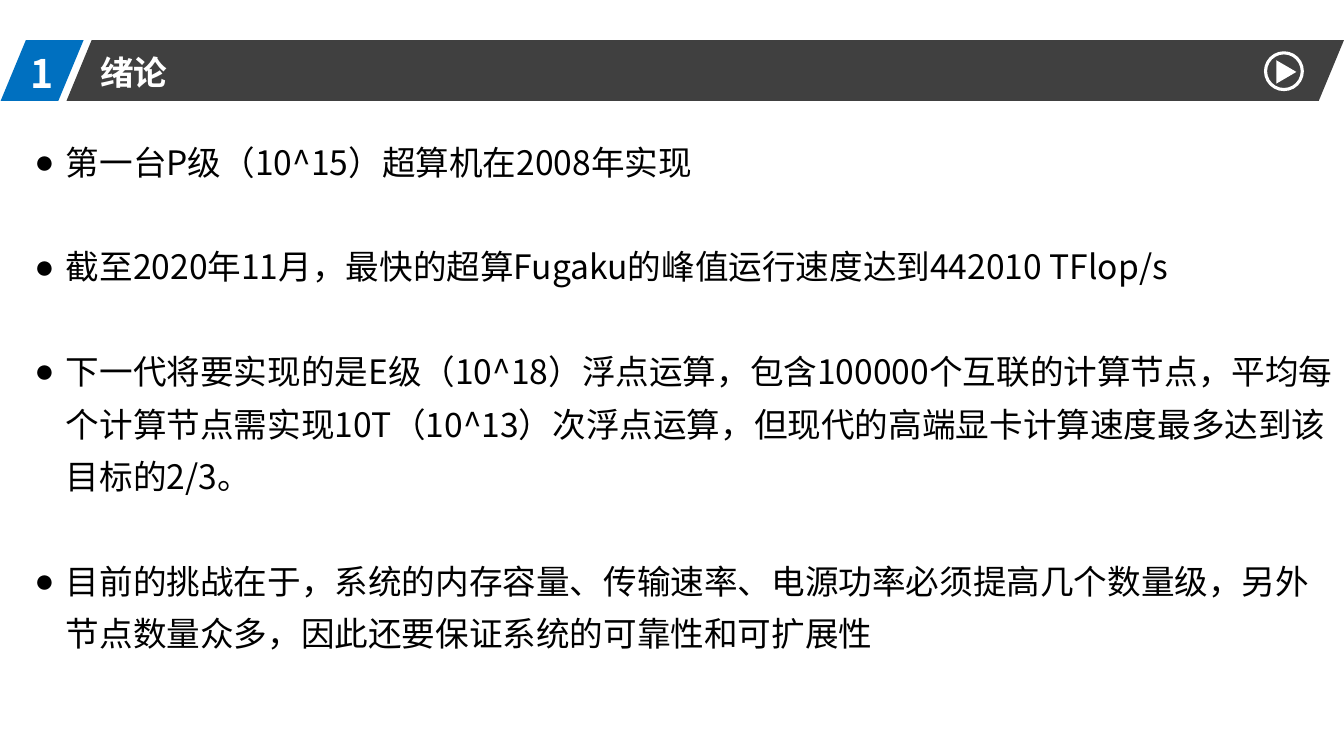
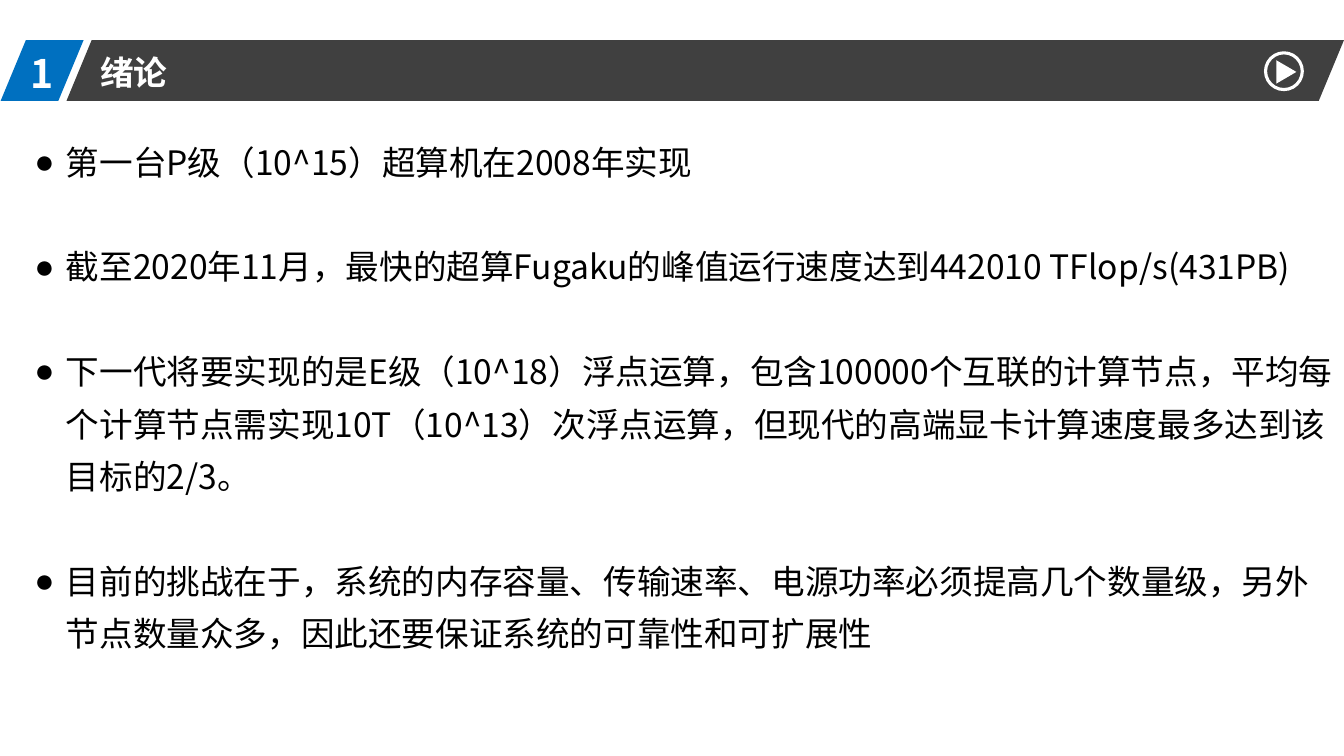
Before and after one commit to DO-MINATOR/buaa, a slide deck: slide 2 of 高性能计算机/高性能.pptx. Drawn at 1344x756 pixels with LibreOffice and Linux fonts; fonts in the diff are those of the drawing. Boxes give left, top, right and bottom in pixels: in the first picture for what was removed or moved away, otherwise in the second. Text is boxed around its words. In the diff, an @@ line names an element or a change of style, - is before the commit and + after.

```diff
--- a/高性能计算机/高性能.pptx
+++ b/高性能计算机/高性能.pptx
@@ text at [66,250,1290,288]: text changed @@
-● 截至2020年11月，最快的超算Fugaku的峰值运行速度达到442010 TFlop/s
+● 截至2020年11月，最快的超算Fugaku的峰值运行速度达到442010 TFlop/s(431PB)
```
Also in this commit, not shown: 7 other slides changed, 1 slide added, 2 other files.
